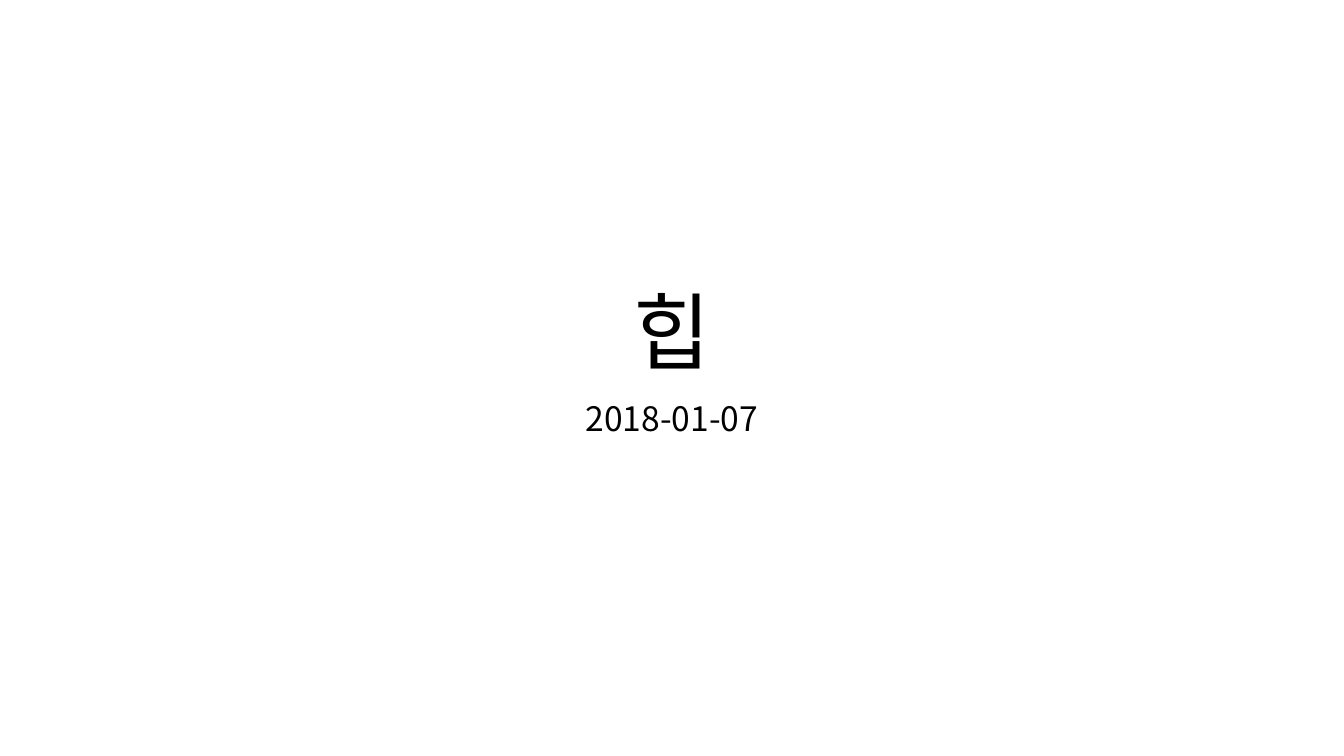
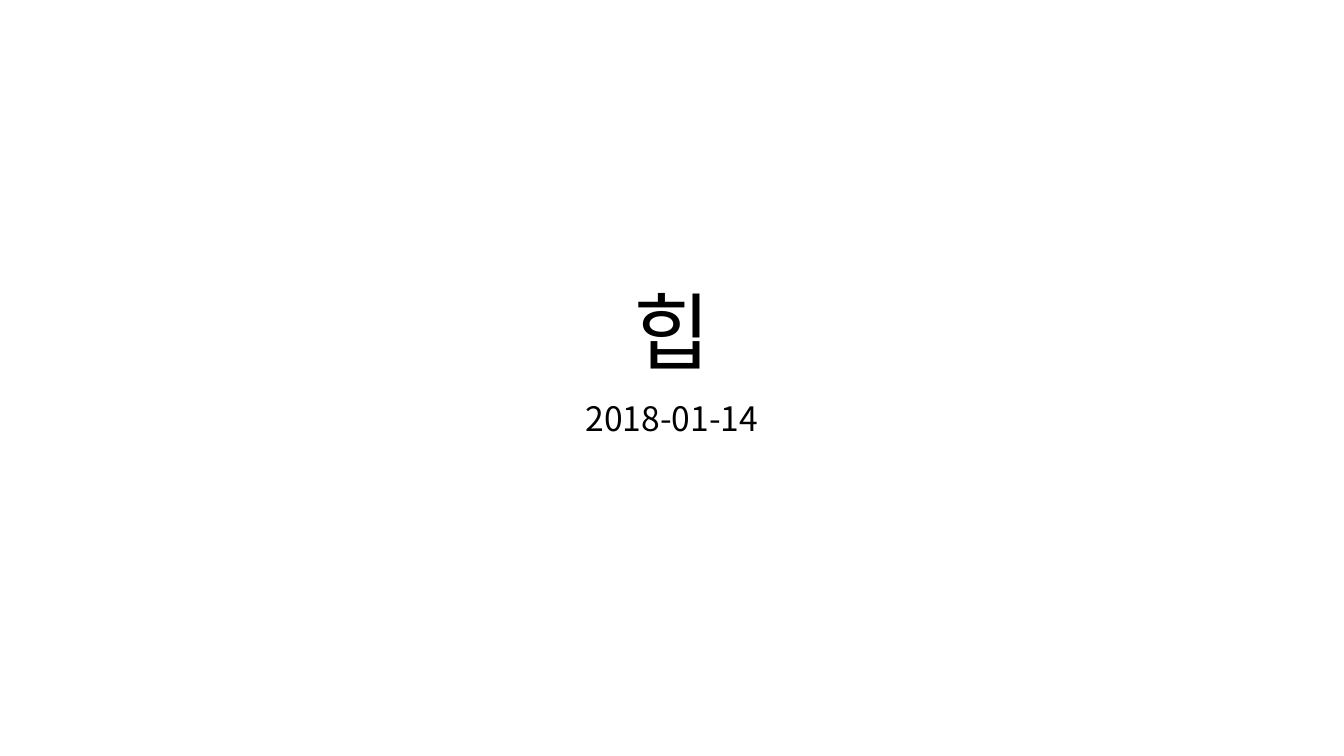
Before and after one commit to ALGOSOPT/algosopt, a slide deck: slide 1 of Chapter23/힙.pptx. Drawn at 1344x756 pixels with LibreOffice and Linux fonts; fonts in the diff are those of the drawing. Boxes give left, top, right and bottom in pixels: in the first picture for what was removed or moved away, otherwise in the second. Text is boxed around its words. In the diff, an @@ line names an element or a change of style, - is before the commit and + after.

```diff
--- a/Chapter23/힙.pptx
+++ b/Chapter23/힙.pptx
@@ subtitle at box(586, 406, 758, 432): text changed @@
-2018-01-07
+2018-01-14
```
Also in this commit, not shown: 7 other slides changed, 1 slide added.
